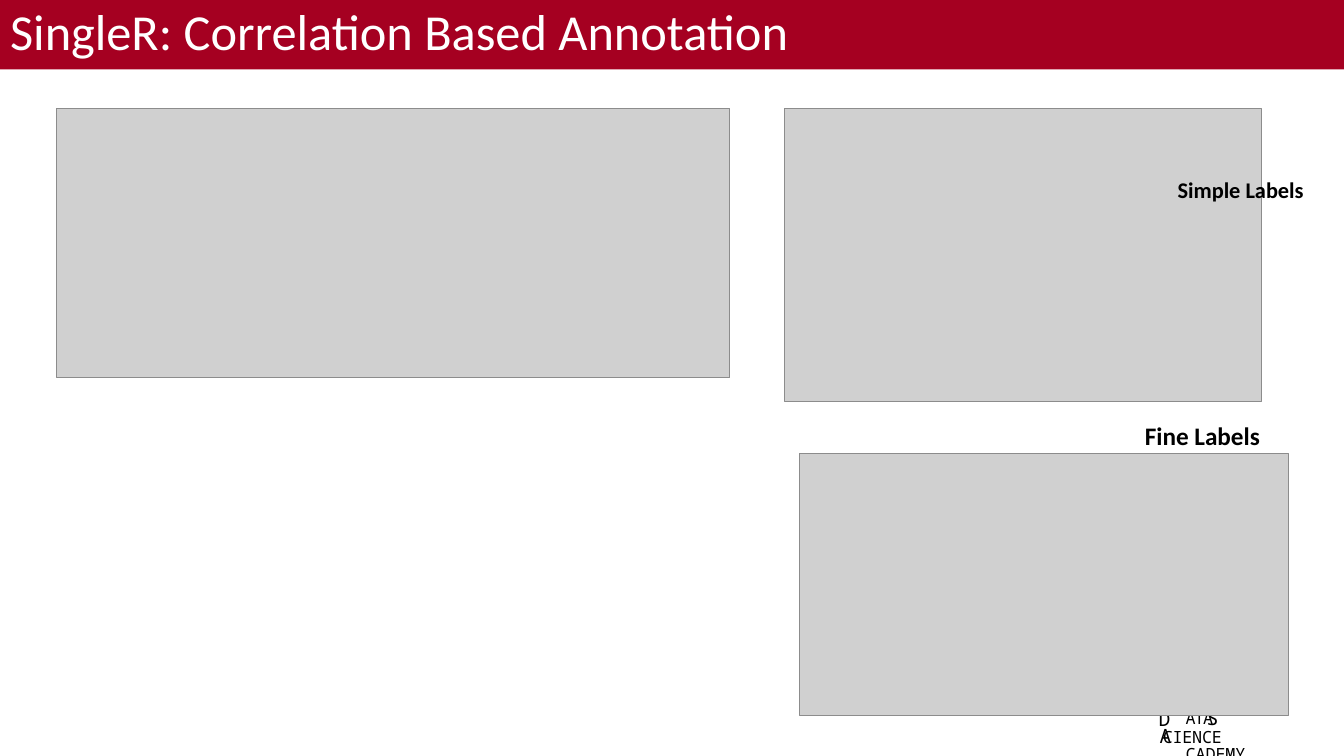
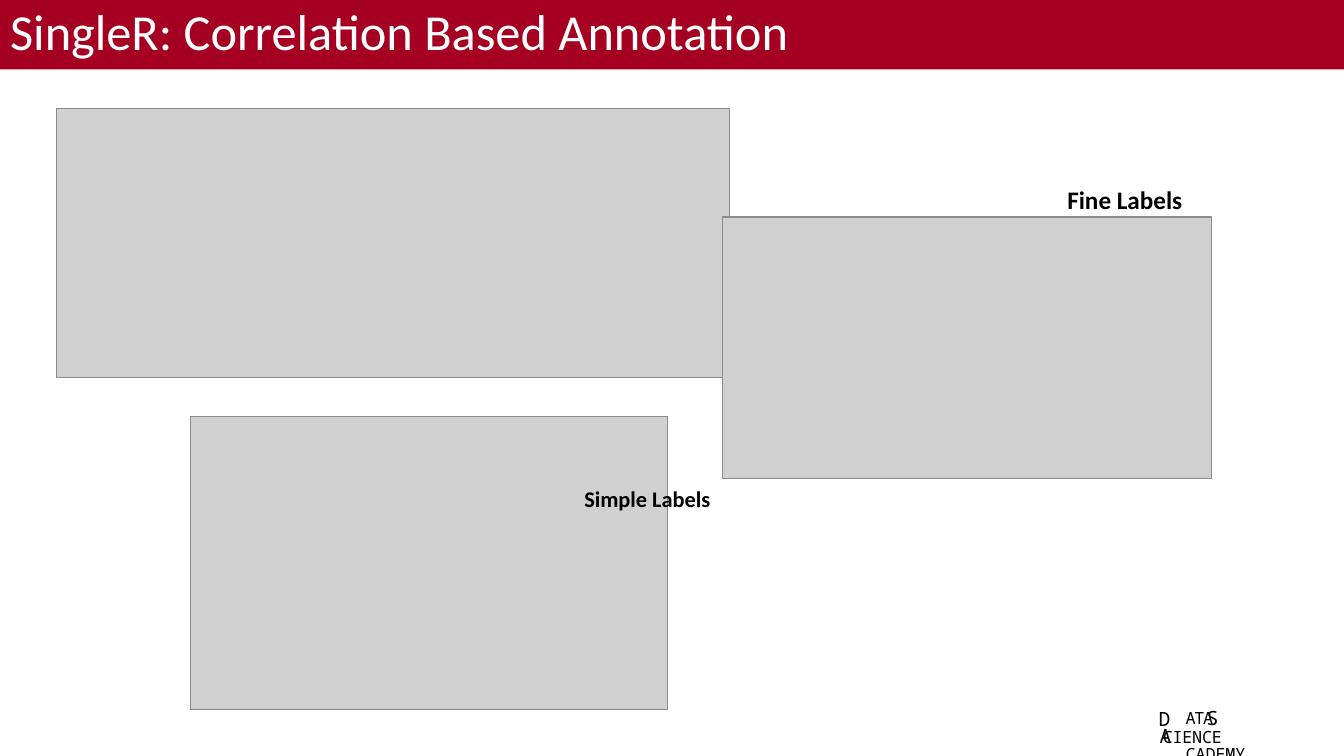
Before and after one commit to bacorli2/scrna_workshop, a slide deck: slide 7 of M4_Seurat_CellType/M4_Seurat_CellType.pptx. Drawn at 1344x756 pixels with LibreOffice and Linux fonts; fonts in the diff are those of the drawing; grey boxes stand for pictures; background and template pictures are left out. Boxes give left, top, right and bottom in pixels: in the first picture for what was removed or moved away, otherwise in the second. Text is boxed around its words. In the diff, an @@ line names an element or a change of style, - is before the commit and + after.

```diff
--- a/M4_Seurat_CellType/M4_Seurat_CellType.pptx
+++ b/M4_Seurat_CellType/M4_Seurat_CellType.pptx
@@ text "Fine Labels": place and size @@
-text "Fine Labels" at (1145,427,1259,446)
+text "Fine Labels" at (1067,191,1182,210)
@@ picture: place and size @@
-picture at (800,454,1289,716)
+picture at (722,217,1211,479)
@@ picture: place and size @@
-picture at (784,108,1261,401)
+picture at (191,416,667,710)
@@ text "Simple Labels": place and size @@
-text "Simple Labels" at (1178,180,1304,205)
+text "Simple Labels" at (584,488,710,513)
```
Also in this commit, not shown: 1 other slide changed, 2 other files.
